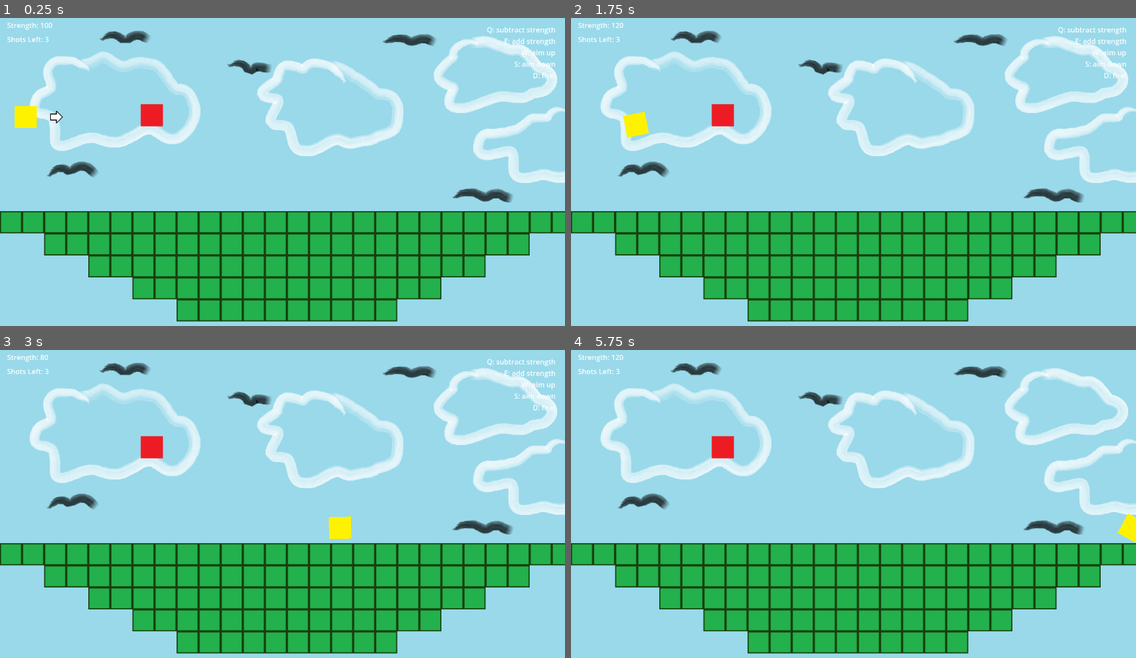
Above: before the commit, frames 1-4 (two rows, left to right).
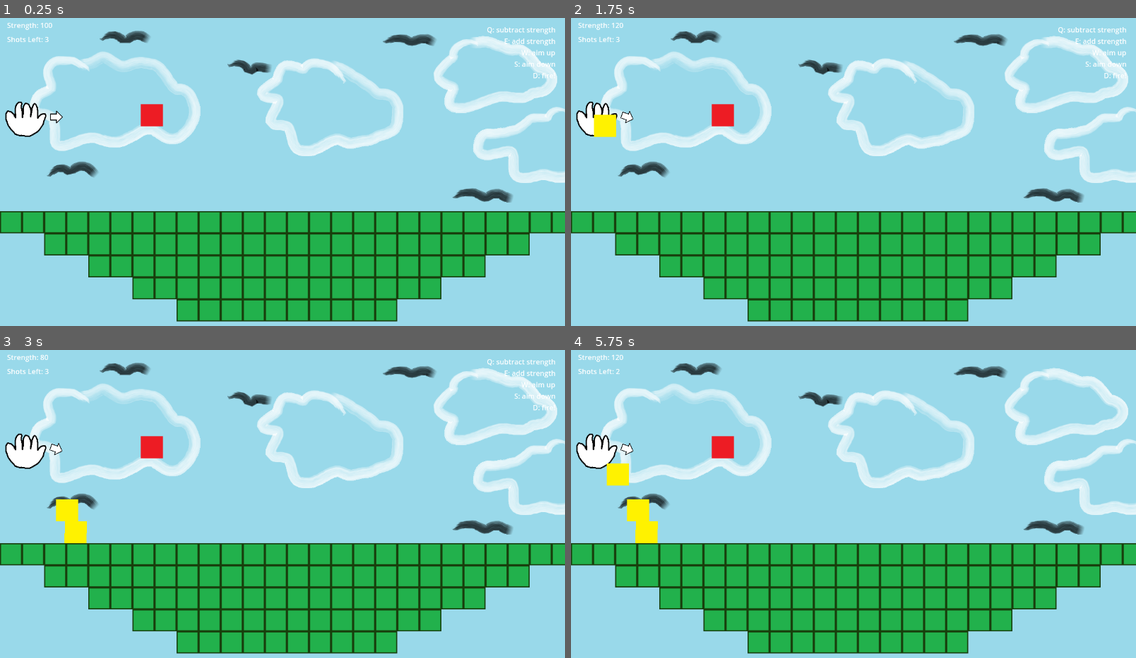
Above: after the commit, the same moments.

Repository: bsu-cs315/E1.1-Hovell
Game: Godot game, scene res://level.tscn
Same seed, same stepped clock (60 frames per second), same inputs: the game is played once before the commit and once after it.
Inputs:
- Up to frame 1 (0.25 s): no input
- Up to frame 2 (1.75 s): tap Enter at 0.5 s; tap E (addStrength) at 0.6 s; tap S (addY) at 0.8, 1.35 s; tap Space at 1.25 s; tap D (launch) at 1.55 s
- Up to frame 3 (3 s): tap D (launch) at 2.1 s; tap Q (subtractStrength) at 2.3, 2.85 s
- Up to frame 4 (5.75 s): tap W (subtractY) at 3.05, 3.6 s; tap E (addStrength) at 3.8, 4.35 s; tap S (addY) at 4.55, 5.1 s; tap D (launch) at 5.3 s

The runs differ from the first frame. In frame 1, 0.6% of the frame differs, in the area x 0-9%, y 27-39%; in frame 2, 1.0%; in frame 3, 1.5%; in frame 4, 1.7%, in the area x 0-100%, y 6-63%.

Commit message:
Add hand object to fix shooter not firing multiple times correctly

Diff:
--- /dev/null
+++ b/hand.gd
@@ -0,0 +1,45 @@
+class_name Hand extends Node2D
+
+@onready var sfxPew : AudioStreamPlayer = $SFXPew
+@onready var hudObject : HUD = $"../HUD"
+
+var strength : float = 100
+var yDirection : float = 0
+var isLanded : bool = false
+var ball : Shooter
+var isShot : bool = false
+var shotsLeft : int = 3
+
+func _ready() -> void:
+	hudObject.updateShotsLeft(shotsLeft)
+
+func _process(_delta: float) -> void:
+	if (isShot): if (ball.getIsLanded()):
+		isShot = false
+		shotsLeft -= 1
+		hudObject.updateShotsLeft(shotsLeft)
+
+
+func launch() -> void:
+	if (shotsLeft > 0):
+		sfxPew.play()
+		ball = load("res://shooter.tscn").instantiate()
+		get_parent().add_child(ball)
+		ball.global_position = global_position
+		ball.apply_impulse(Vector2(strength,yDirection * 5), Vector2(1,yDirection).normalized())
+		isShot = true
+
+func addY() -> void:
+	if (yDirection < 90):
+		yDirection += 10
+
+func subtractY() -> void:
+	if (yDirection > -90):
+		yDirection -= 10
+
+func addStrength() -> void:
+	strength += 20
+
+func subtractStrength() -> void:
+	if (strength > 0):
+		strength -= 20
--- /dev/null
+++ b/hand.tscn
@@ -0,0 +1,14 @@
+[gd_scene load_steps=4 format=3 uid="uid://bgtv5t1ysrhdj"]
+
+[ext_resource type="Texture2D" uid="uid://cp0vhjftes7l2" path="res://hand.png" id="1_335y7"]
+[ext_resource type="Script" path="res://hand.gd" id="1_go5oo"]
+[ext_resource type="AudioStream" uid="uid://crjnl8lr7jl" path="res://SFXpew.wav" id="2_8i7oo"]
+
+[node name="Hand" type="Node2D"]
+script = ExtResource("1_go5oo")
+
+[node name="Sprite2D" type="Sprite2D" parent="."]
+texture = ExtResource("1_335y7")
+
+[node name="SFXPew" type="AudioStreamPlayer" parent="."]
+stream = ExtResource("2_8i7oo")
--- a/level.gd
+++ b/level.gd
@@ -1,42 +1,30 @@
 class_name Level extends Node2D
 
-@onready var shooterObject : Shooter = $Shooter
+@onready var handObject : Hand = $Hand
 @onready var hudObject : HUD = $HUD
 @onready var arrowSprite : Sprite2D = $Arrow
-@onready var startPosition : Marker2D = $ShooterStartPos
 
-var shotsLeft : int = 3
+
 
 func _ready() -> void:
-	shooterObject.resetShot(startPosition.position)
-	hudObject.updateStrength(shooterObject.strength)
-	hudObject.updateShotsLeft(shotsLeft)
+	hudObject.updateStrength(handObject.strength)
 
 func _process(_delta: float) -> void:
 	if (Input.is_action_just_pressed("launch")):
-		shooterObject.launch()
-		arrowSprite.hide()
+		handObject.launch()
 
 	if (Input.is_action_just_pressed("addStrength")):
-		shooterObject.addStrength()
-		hudObject.updateStrength(shooterObject.strength)
+		handObject.addStrength()
+		hudObject.updateStrength(handObject.strength)
 
 	if (Input.is_action_just_pressed("subtractStrength")):
-		shooterObject.subtractStrength()
-		hudObject.updateStrength(shooterObject.strength)
+		handObject.subtractStrength()
+		hudObject.updateStrength(handObject.strength)
 
 	if (Input.is_action_just_pressed("addY")):
-		shooterObject.addY()
-		if (shooterObject.yDirection < 90): arrowSprite.rotation_degrees += 10
+		handObject.addY()
+		if (handObject.yDirection < 90): arrowSprite.rotation_degrees += 10
 
 	if (Input.is_action_just_pressed("subtractY")):
-		shooterObject.subtractY()
-		if (shooterObject.yDirection > -90): arrowSprite.rotation_degrees -= 10
-
-func _on_shooter_sleeping_state_changed() -> void:
-	if (shooterObject.isLanded):
-		shotsLeft -= 1
-		hudObject.updateShotsLeft(shotsLeft)
-		if (shotsLeft > 0):
-			shooterObject.resetShot(startPosition.position)
-			arrowSprite.show()
+		handObject.subtractY()
+		if (handObject.yDirection > -90): arrowSprite.rotation_degrees -= 10
--- a/level.tscn
+++ b/level.tscn
@@ -1,11 +1,11 @@
 [gd_scene load_steps=10 format=4 uid="uid://brgqp0oww0bp3"]
 
 [ext_resource type="Script" path="res://level.gd" id="1_3a1ja"]
-[ext_resource type="PackedScene" uid="uid://b1i0kthdkt1vn" path="res://shooter.tscn" id="1_8liep"]
 [ext_resource type="Texture2D" uid="uid://g5te2ra2eisv" path="res://floor.png" id="2_mkscy"]
 [ext_resource type="Texture2D" uid="uid://2kk7416mees2" path="res://arrow.png" id="3_gatks"]
 [ext_resource type="PackedScene" uid="uid://bna0kb2xta5wl" path="res://hud.tscn" id="4_3owsy"]
 [ext_resource type="PackedScene" uid="uid://dg2migv8m5u0y" path="res://obstacle.tscn" id="5_52lv3"]
+[ext_resource type="PackedScene" uid="uid://bgtv5t1ysrhdj" path="res://hand.tscn" id="7_4gnjw"]
 [ext_resource type="Texture2D" uid="uid://dyn365uj6d6lm" path="res://background.png" id="7_ynuv2"]
 
 [sub_resource type="TileSetAtlasSource" id="TileSetAtlasSource_j5bgc"]
@@ -23,9 +23,6 @@
 [node name="Level" type="Node2D"]
 script = ExtResource("1_3a1ja")
 
-[node name="Shooter" parent="." instance=ExtResource("1_8liep")]
-position = Vector2(58, 236)
-
 [node name="GroundTileMap" type="TileMapLayer" parent="."]
 scale = Vector2(0.5, 0.5)
 tile_map_data = PackedByteArray("AAAAAAkAAAAAAAAAAAABAAkAAAAAAAAAAAACAAkAAAAAAAAAAAADAAkAAAAAAAAAAAAEAAkAAAAAAAAAAAAFAA …(2208 unchanged characters)…
@@ -42,12 +39,11 @@
 [node name="Obstacle" parent="." instance=ExtResource("5_52lv3")]
 position = Vector2(344, 232)
 
-[node name="Sprite2D" type="Sprite2D" parent="."]
+[node name="Background" type="Sprite2D" parent="."]
 z_index = -10
 position = Vector2(640, 360)
 texture = ExtResource("7_ynuv2")
 
-[node name="ShooterStartPos" type="Marker2D" parent="."]
-position = Vector2(58, 236)
-
-[connection signal="sleeping_state_changed" from="Shooter" to="." method="_on_shooter_sleeping_state_changed"]
+[node name="Hand" parent="." instance=ExtResource("7_4gnjw")]
+z_index = -1
+position = Vector2(59, 239)
--- a/shooter.gd
+++ b/shooter.gd
@@ -1,41 +1,14 @@
 class_name Shooter extends RigidBody2D
 
-@onready var sfxPew : AudioStreamPlayer = $SFXPew
+var touchingGround : bool = false
+var isSleeping : bool = false
 
-var strength : float
-var yDirection : float
-var isShot : bool
-var isLanded : bool
+func _on_sleeping_state_changed() -> void:
+	isSleeping = true
 
-func launch() -> void:
-	if (!isShot):
-		sfxPew.play()
-		apply_impulse(Vector2(strength,yDirection), Vector2(1, yDirection).normalized())
-		gravity_scale = 0.2
-		isShot = true
-
-func addY() -> void:
-	if (yDirection < 90 && !isShot):
-		yDirection += 10
-
-func subtractY() -> void:
-	if (yDirection > -90 && !isShot):
-		yDirection -= 10
-
-func addStrength() -> void:
-	strength += 20
-
-func subtractStrength() -> void:
-	if (strength > 0):
-		strength -= 20
 
 func _on_body_entered(body: Node) -> void:
-	if (body.name == "GroundTileMap"): isLanded = true
+	if (body.name == "GroundTileMap" || body.name == "Shooter"): touchingGround = true
 
-func resetShot(pos) -> void:
-	strength = 100
-	yDirection = 0
-	isShot = false
-	isLanded = false
-	gravity_scale = 0
-	position = pos
+func getIsLanded() -> bool:
+	return isSleeping && touchingGround
--- a/shooter.tscn
+++ b/shooter.tscn
@@ -1,15 +1,15 @@
-[gd_scene load_steps=5 format=3 uid="uid://b1i0kthdkt1vn"]
+[gd_scene load_steps=4 format=3 uid="uid://b1i0kthdkt1vn"]
 
 [ext_resource type="Script" path="res://shooter.gd" id="1_dcmwa"]
 [ext_resource type="Texture2D" uid="uid://cd0rp6hkn54v4" path="res://shooter.png" id="1_yvh8s"]
-[ext_resource type="AudioStream" uid="uid://crjnl8lr7jl" path="res://SFXpew.wav" id="3_hetrs"]
 
 [sub_resource type="RectangleShape2D" id="RectangleShape2D_exbvm"]
 size = Vector2(100, 100)
 
 [node name="Shooter" type="RigidBody2D"]
-mass = 0.2
-gravity_scale = 0.1
+position = Vector2(58, 236)
+mass = 0.1
+gravity_scale = 0.2
 contact_monitor = true
 max_contacts_reported = 100
 script = ExtResource("1_dcmwa")
@@ -22,7 +22,5 @@
 scale = Vector2(0.5, 0.5)
 texture = ExtResource("1_yvh8s")
 
-[node name="SFXPew" type="AudioStreamPlayer" parent="."]
-stream = ExtResource("3_hetrs")
-
 [connection signal="body_entered" from="." to="." method="_on_body_entered"]
+[connection signal="sleeping_state_changed" from="." to="." method="_on_sleeping_state_changed"]
Binary file added: hand.png
Not shown, added: hand.png.import
